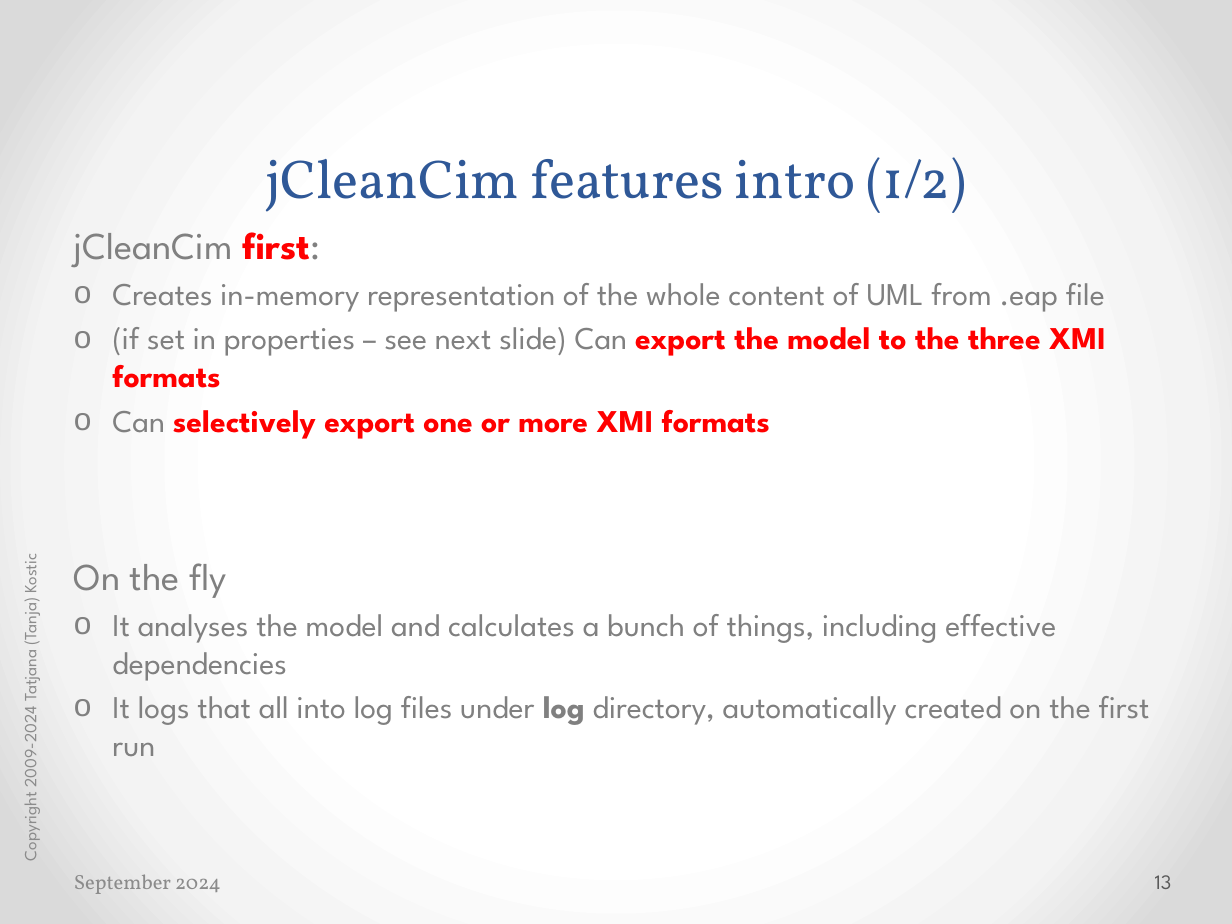
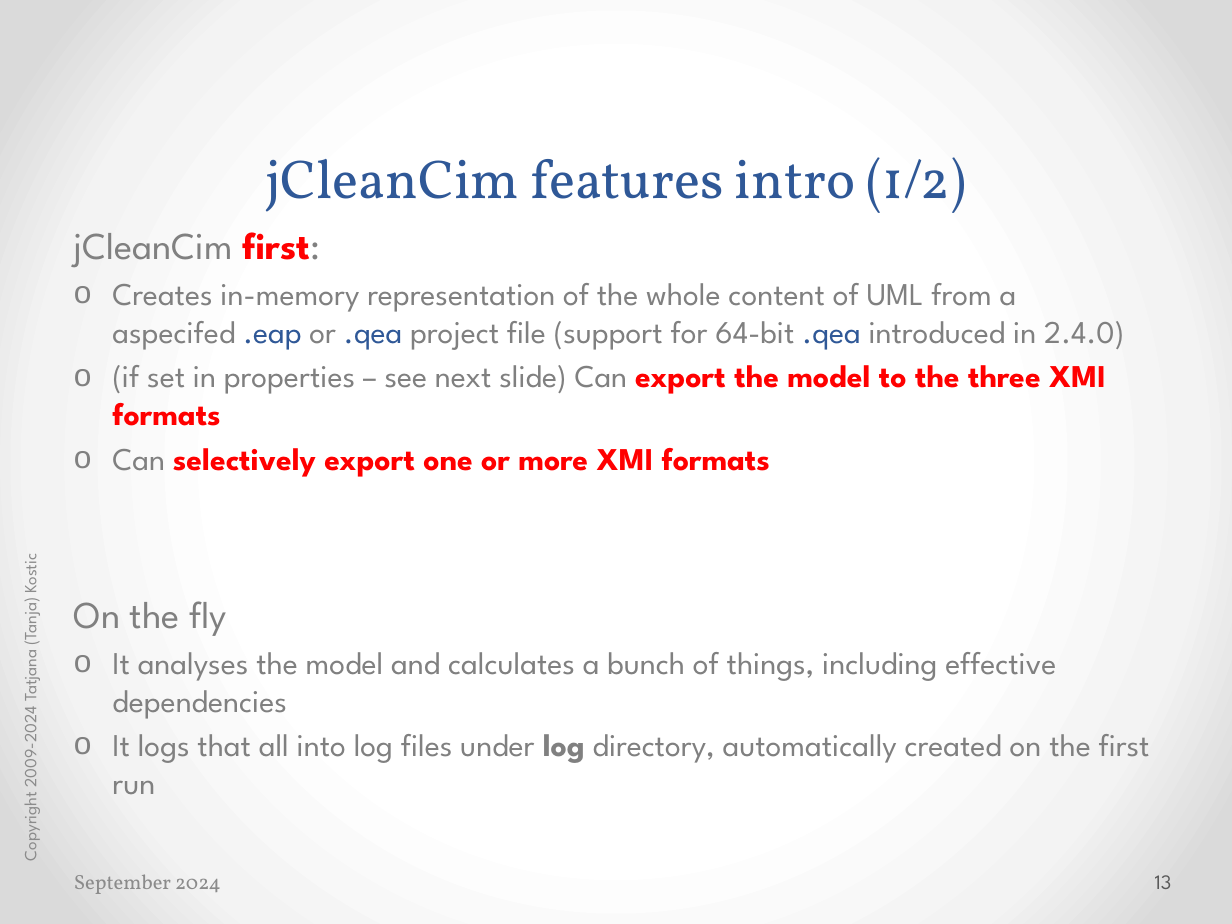
Before and after one commit to cimug-org/jCleanCim, a slide deck: slide 13 of doc/jCleanCimIntro.pptx. Drawn at 1232x924 pixels with LibreOffice and Linux fonts; fonts in the diff are those of the drawing. Boxes give left, top, right and bottom in pixels: in the first picture for what was removed or moved away, otherwise in the second. Text is boxed around its words. In the diff, an @@ line names an element or a change of style, - is before the commit and + after.

Commit message:
Updated jCleanCim PPT to include .qea references

```diff
--- a/doc/jCleanCimIntro.pptx
+++ b/doc/jCleanCimIntro.pptx
@@ text at (x1=112, y1=283, x2=1124, y2=350): text changed @@
-  o Creates in-memory representation of the whole content of UML from .eap file
+  o Creates in-memory representation of the whole content of UML from a aspecifed .eap or .qea project file (support for 64-bit .qea introduced in 2.4.0)
```
Also in this commit, not shown: 5 other slides changed, 1 other file.
